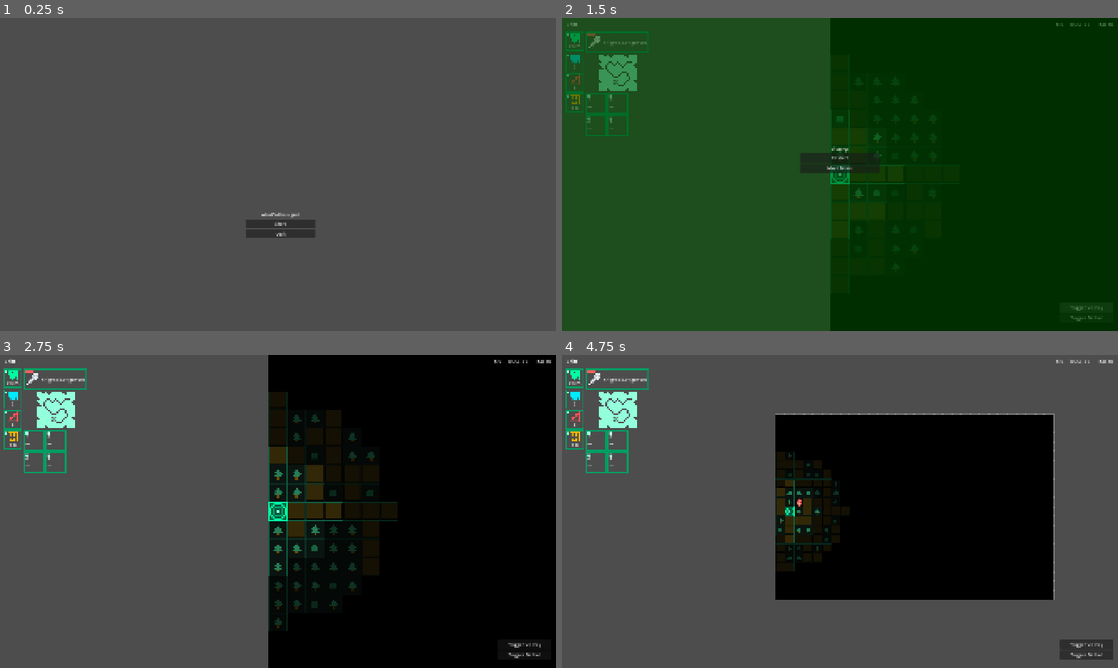
Above: before the commit, frames 1-4 (two rows, left to right).
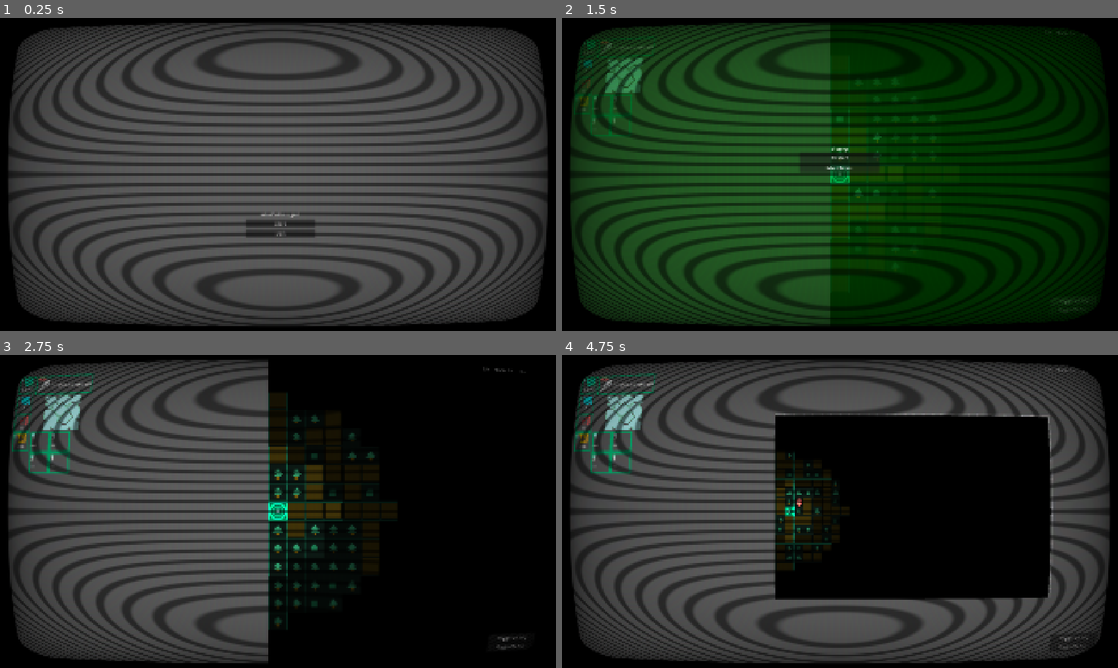
Above: after the commit, the same moments.

Repository: Makintosh365/Ludum-Dare-59
Game: Godot game, scene res://scenes/core/boot.tscn
Same seed, same stepped clock (60 frames per second), same inputs: the game is played once before the commit and once after it.
Inputs:
- Up to frame 1 (0.25 s): no input
- Up to frame 2 (1.5 s): click "Start" at 0.5 s; click "Trigger Victory" at 1.25 s
- Up to frame 3 (2.75 s): click "Restart" at 2 s
- Up to frame 4 (4.75 s): click "Trigger Defeat" at 2.75 s; click "Restart" at 3.5 s; tap Enter at 4.25 s; hold D (move_right) from 4.28 s (still down); hold Tab (camera_toggle_view) from 4.28 s (still down)

The runs differ from the first frame. In frame 1, 40% of the frame differs, in the area x 0-100%, y 0-100%; in frame 2, 28%; in frame 3, 21%; in frame 4, 35%.

Commit message:
add VHS CRT post-processing

Diff:
--- /dev/null
+++ b/what's-the-signal/assets/shaders/vhs_crt.gdshader
@@ -0,0 +1,164 @@
+shader_type canvas_item;
+
+uniform sampler2D SCREEN_TEXTURE : hint_screen_texture, filter_linear;
+
+uniform bool overlay = true;
+
+uniform float scanlines_opacity : hint_range(0.0, 1.0) = 0.4;
+uniform float scanlines_width : hint_range(0.0, 0.5) = 0.25;
+uniform float grille_opacity : hint_range(0.0, 1.0) = 0.3;
+uniform vec2 resolution = vec2(640.0, 480.0);
+
+uniform bool pixelate = false;
+
+uniform bool roll = false;
+uniform float roll_speed = 8.0;
+uniform float roll_size : hint_range(0.0, 100.0) = 15.0;
+uniform float roll_variation : hint_range(0.1, 5.0) = 1.8;
+uniform float distort_intensity : hint_range(0.0, 0.2) = 0.05;
+
+uniform float noise_opacity : hint_range(0.0, 1.0) = 0.0;
+uniform float noise_speed = 5.0;
+
+uniform float static_noise_intensity : hint_range(0.0, 1.0) = 0.03;
+
+uniform float aberration : hint_range(-1.0, 1.0) = 0.05;
+uniform float brightness = 1.3;
+uniform bool discolor = true;
+
+uniform float warp_amount : hint_range(0.0, 5.0) = 0.8;
+uniform bool clip_warp = false;
+
+uniform float vignette_intensity = 0.4;
+uniform float vignette_opacity : hint_range(0.0, 1.0) = 0.5;
+
+
+vec2 random(vec2 uv) {
+	uv = vec2(dot(uv, vec2(127.1, 311.7)), dot(uv, vec2(269.5, 183.3)));
+	return -1.0 + 2.0 * fract(sin(uv) * 43758.5453123);
+}
+
+float noise(vec2 uv) {
+	vec2 uv_index = floor(uv);
+	vec2 uv_fract = fract(uv);
+	vec2 blur = smoothstep(0.0, 1.0, uv_fract);
+
+	return mix(
+		mix(dot(random(uv_index + vec2(0.0, 0.0)), uv_fract - vec2(0.0, 0.0)),
+			dot(random(uv_index + vec2(1.0, 0.0)), uv_fract - vec2(1.0, 0.0)), blur.x),
+		mix(dot(random(uv_index + vec2(0.0, 1.0)), uv_fract - vec2(0.0, 1.0)),
+			dot(random(uv_index + vec2(1.0, 1.0)), uv_fract - vec2(1.0, 1.0)), blur.x),
+		blur.y
+	) * 0.5 + 0.5;
+}
+
+vec2 warp(vec2 uv) {
+	vec2 delta = uv - 0.5;
+	float delta2 = dot(delta.xy, delta.xy);
+	float delta4 = delta2 * delta2;
+	float delta_offset = delta4 * warp_amount;
+	return uv + delta * delta_offset;
+}
+
+float border(vec2 uv) {
+	float radius = min(warp_amount, 0.08);
+	radius = max(min(min(abs(radius * 2.0), abs(1.0)), abs(1.0)), 1e-5);
+	vec2 abs_uv = abs(uv * 2.0 - 1.0) - vec2(1.0, 1.0) + radius;
+	float dist = length(max(vec2(0.0), abs_uv)) / radius;
+	float square = smoothstep(0.96, 1.0, dist);
+	return clamp(1.0 - square, 0.0, 1.0);
+}
+
+float vignette(vec2 uv) {
+	uv *= 1.0 - uv.xy;
+	float v = uv.x * uv.y * 15.0;
+	return pow(v, vignette_intensity * vignette_opacity);
+}
+
+
+void fragment() {
+	vec2 uv = overlay ? warp(SCREEN_UV) : warp(UV);
+	vec2 text_uv = uv;
+	vec2 roll_uv = vec2(0.0);
+	float time = roll ? TIME : 0.0;
+
+	if (pixelate) {
+		text_uv = ceil(uv * resolution) / resolution;
+	}
+
+	float roll_line = 0.0;
+	if (roll || noise_opacity > 0.0) {
+		roll_line = smoothstep(0.3, 0.9, sin(uv.y * roll_size - (time * roll_speed)));
+		roll_line *= roll_line * smoothstep(0.3, 0.9, sin(uv.y * roll_size * roll_variation - (time * roll_speed * roll_variation)));
+		roll_uv = vec2((roll_line * distort_intensity * (1.0 - UV.x)), 0.0);
+	}
+
+	vec4 text;
+	if (roll) {
+		text.r = texture(SCREEN_TEXTURE, text_uv + roll_uv * 0.8 + vec2(aberration, 0.0) * 0.1).r;
+		text.g = texture(SCREEN_TEXTURE, text_uv + roll_uv * 1.2 - vec2(aberration, 0.0) * 0.1).g;
+		text.b = texture(SCREEN_TEXTURE, text_uv + roll_uv).b;
+		text.a = 1.0;
+	} else {
+		text.r = texture(SCREEN_TEXTURE, text_uv + vec2(aberration, 0.0) * 0.1).r;
+		text.g = texture(SCREEN_TEXTURE, text_uv - vec2(aberration, 0.0) * 0.1).g;
+		text.b = texture(SCREEN_TEXTURE, text_uv).b;
+		text.a = 1.0;
+	}
+
+	float r = text.r;
+	float g = text.g;
+	float b = text.b;
+
+	uv = overlay ? warp(SCREEN_UV) : warp(UV);
+
+	if (grille_opacity > 0.0) {
+		float g_r = smoothstep(0.85, 0.95, abs(sin(uv.x * (resolution.x * 3.14159265))));
+		r = mix(r, r * g_r, grille_opacity);
+
+		float g_g = smoothstep(0.85, 0.95, abs(sin(1.05 + uv.x * (resolution.x * 3.14159265))));
+		g = mix(g, g * g_g, grille_opacity);
+
+		float b_b = smoothstep(0.85, 0.95, abs(sin(2.1 + uv.x * (resolution.x * 3.14159265))));
+		b = mix(b, b * b_b, grille_opacity);
+	}
+
+	text.r = clamp(r * brightness, 0.0, 1.0);
+	text.g = clamp(g * brightness, 0.0, 1.0);
+	text.b = clamp(b * brightness, 0.0, 1.0);
+
+	float scanlines = 0.5;
+	if (scanlines_opacity > 0.0) {
+		scanlines = smoothstep(scanlines_width, scanlines_width + 0.5, abs(sin(uv.y * (resolution.y * 3.14159265))));
+		text.rgb = mix(text.rgb, text.rgb * vec3(scanlines), scanlines_opacity);
+	}
+
+	if (noise_opacity > 0.0) {
+		float n = smoothstep(0.4, 0.5, noise(uv * vec2(2.0, 200.0) + vec2(10.0, (TIME * (noise_speed)))));
+		roll_line *= n * scanlines * clamp(random((ceil(uv * resolution) / resolution) + vec2(TIME * 0.8, 0.0)).x + 0.8, 0.0, 1.0);
+		text.rgb = clamp(mix(text.rgb, text.rgb + roll_line, noise_opacity), vec3(0.0), vec3(1.0));
+	}
+
+	if (static_noise_intensity > 0.0) {
+		text.rgb += clamp(random((ceil(uv * resolution) / resolution) + fract(TIME)).x, 0.0, 1.0) * static_noise_intensity;
+	}
+
+	text.rgb *= border(uv);
+	text.rgb *= vignette(uv);
+
+	if (clip_warp) {
+		text.a = border(uv);
+	}
+
+	if (discolor) {
+		float saturation = 0.5;
+		float contrast = 1.2;
+		vec3 greyscale = vec3(text.r + text.g + text.b) / 3.0;
+		text.rgb = mix(text.rgb, greyscale, saturation);
+
+		float midpoint = pow(0.5, 2.2);
+		text.rgb = (text.rgb - vec3(midpoint)) * contrast + midpoint;
+	}
+
+	COLOR = text;
+}
--- /dev/null
+++ b/what's-the-signal/configs/default_vhs_crt.tres
@@ -0,0 +1,17 @@
+[gd_resource type="Resource" script_class="VhsCrtConfig" format=3 uid="uid://fufnquctidgh"]
+
+[ext_resource type="Script" uid="uid://ngld1f0ilarw" path="res://scripts/post_processing/vhs_crt_config.gd" id="1"]
+
+[resource]
+script = ExtResource("1")
+grille_opacity = 0.03
+resolution = Vector2(1240, 720)
+pixelate = true
+roll_speed = 2.0
+roll_size = 52.2
+roll_variation = 1.6500000000000001
+distort_intensity = 0.015
+static_noise_intensity = 0.0
+aberration = 0.0
+discolor = false
+warp_amount = 0.45
--- a/what's-the-signal/scenes/core/boot.tscn
+++ b/what's-the-signal/scenes/core/boot.tscn
@@ -1,6 +1,6 @@
-[gd_scene load_steps=2 format=3]
+[gd_scene format=3 uid="uid://xpkm1irxmnri"]
 
-[ext_resource type="Script" path="res://scripts/core/boot.gd" id="1_boot"]
+[ext_resource type="Script" uid="uid://o76bsi38ul3f" path="res://scripts/core/boot.gd" id="1_boot"]
 
-[node name="Boot" type="Node"]
+[node name="Boot" type="Node" unique_id=983770314]
 script = ExtResource("1_boot")
--- a/what's-the-signal/scenes/core/game_manager.tscn
+++ b/what's-the-signal/scenes/core/game_manager.tscn
@@ -7,6 +7,7 @@
 [ext_resource type="PackedScene" path="res://scenes/ui/victory_screen.tscn" id="5_vs"]
 [ext_resource type="PackedScene" path="res://scenes/ui/defeat_screen.tscn" id="6_ds"]
 [ext_resource type="PackedScene" path="res://scenes/battle/battle_screen.tscn" id="7_bs"]
+[ext_resource type="PackedScene" path="res://scenes/post_processing/vhs_crt_overlay.tscn" id="8_vhs"]
 
 [node name="GameManager" type="Node"]
 process_mode = 3
@@ -17,3 +18,4 @@
 victory_screen_scene = ExtResource("5_vs")
 defeat_screen_scene = ExtResource("6_ds")
 battle_screen_scene = ExtResource("7_bs")
+vhs_crt_overlay_scene = ExtResource("8_vhs")
--- /dev/null
+++ b/what's-the-signal/scenes/post_processing/vhs_crt_overlay.tscn
@@ -0,0 +1,22 @@
+[gd_scene load_steps=5 format=3 uid="uid://bvhscrtoverlay01"]
+
+[ext_resource type="Script" path="res://scripts/post_processing/vhs_crt_overlay.gd" id="1_overlay"]
+[ext_resource type="Shader" path="res://assets/shaders/vhs_crt.gdshader" id="2_shader"]
+[ext_resource type="Resource" path="res://configs/default_vhs_crt.tres" id="3_config"]
+
+[sub_resource type="ShaderMaterial" id="ShaderMaterial_vhs"]
+shader = ExtResource("2_shader")
+
+[node name="VhsCrtOverlay" type="CanvasLayer"]
+process_mode = 3
+layer = 128
+script = ExtResource("1_overlay")
+config = ExtResource("3_config")
+
+[node name="ScreenRect" type="ColorRect" parent="."]
+material = SubResource("ShaderMaterial_vhs")
+anchors_preset = 15
+anchor_right = 1.0
+anchor_bottom = 1.0
+mouse_filter = 2
+color = Color(1, 1, 1, 1)
--- a/what's-the-signal/scripts/core/game_manager.gd
+++ b/what's-the-signal/scripts/core/game_manager.gd
@@ -11,6 +11,7 @@
 @export var victory_screen_scene: PackedScene
 @export var defeat_screen_scene: PackedScene
 @export var battle_screen_scene: PackedScene
+@export var vhs_crt_overlay_scene: PackedScene
 
 const _VALID_TRANSITIONS := {
 	State.BOOT: [State.MAIN_MENU, State.LOADING],
@@ -25,6 +26,7 @@
 
 var _state: State = State.BOOT
 var _overlay: Node = null
+var _vhs_overlay: VhsCrtOverlay = null
 
 
 func current_state() -> State:
@@ -34,6 +36,21 @@
 func _ready() -> void:
 	process_mode = Node.PROCESS_MODE_ALWAYS
 	print("GameManager: === INIT === autoload up, state=Boot")
+	_spawn_vhs_overlay()
+
+
+func _spawn_vhs_overlay() -> void:
+	if vhs_crt_overlay_scene == null:
+		return
+	_vhs_overlay = vhs_crt_overlay_scene.instantiate() as VhsCrtOverlay
+	if _vhs_overlay == null:
+		push_warning("GameManager: VhsCrtOverlay scene did not produce a VhsCrtOverlay node")
+		return
+	add_child(_vhs_overlay)
+
+
+func vhs_overlay() -> VhsCrtOverlay:
+	return _vhs_overlay
 
 
 func report_ready(system: String, detail: String = "") -> void:
--- /dev/null
+++ b/what's-the-signal/scripts/post_processing/vhs_crt_config.gd
@@ -0,0 +1,46 @@
+class_name VhsCrtConfig
+extends Resource
+
+# When true the shader samples SCREEN_TEXTURE via SCREEN_UV — required for our
+# full-screen CanvasLayer overlay. Set false only if the material is assigned
+# to a regular Sprite/ColorRect used as an object, not a post-fx overlay.
+@export var overlay: bool = true
+
+@export_group("Scanlines")
+@export_range(0.0, 1.0, 0.01) var scanlines_opacity: float = 0.5
+@export_range(0.0, 0.5, 0.01) var scanlines_width: float = 0.25
+
+@export_group("Aperture Grille (RGB subpixels)")
+@export_range(0.0, 1.0, 0.01) var grille_opacity: float = 0.3
+
+@export_group("Resolution / Pixelate")
+# Virtual resolution used by scanlines, grille, and pixelation.
+@export var resolution: Vector2 = Vector2(640.0, 480.0)
+@export var pixelate: bool = false
+
+@export_group("Roll / Distortion (animated)")
+@export var roll: bool = false
+@export var roll_speed: float = 8.0
+@export_range(0.0, 100.0, 0.1) var roll_size: float = 15.0
+@export_range(0.1, 5.0, 0.05) var roll_variation: float = 1.8
+@export_range(0.0, 0.2, 0.001) var distort_intensity: float = 0.05
+
+@export_group("Tape Noise (animated band)")
+@export_range(0.0, 1.0, 0.01) var noise_opacity: float = 0.0
+@export var noise_speed: float = 5.0
+
+@export_group("Static Grain")
+@export_range(0.0, 1.0, 0.01) var static_noise_intensity: float = 0.03
+
+@export_group("Color")
+@export_range(-1.0, 1.0, 0.005) var aberration: float = 0.05
+@export var brightness: float = 1.3
+@export var discolor: bool = true
+
+@export_group("Warp / Curvature")
+@export_range(0.0, 5.0, 0.05) var warp_amount: float = 0.8
+@export var clip_warp: bool = false
+
+@export_group("Vignette")
+@export var vignette_intensity: float = 0.4
+@export_range(0.0, 1.0, 0.01) var vignette_opacity: float = 0.5
--- /dev/null
+++ b/what's-the-signal/scripts/post_processing/vhs_crt_overlay.gd
@@ -0,0 +1,72 @@
+class_name VhsCrtOverlay
+extends CanvasLayer
+
+@export var screen_rect_path: NodePath = ^"ScreenRect"
+@export var config: VhsCrtConfig
+
+var _screen_rect: ColorRect
+var _material: ShaderMaterial
+
+
+func _ready() -> void:
+	process_mode = Node.PROCESS_MODE_ALWAYS
+	_screen_rect = get_node_or_null(screen_rect_path) as ColorRect
+	if _screen_rect == null:
+		push_warning("VhsCrtOverlay: ScreenRect not found at %s" % screen_rect_path)
+		return
+	_material = _screen_rect.material as ShaderMaterial
+	if _material == null:
+		push_warning("VhsCrtOverlay: ScreenRect has no ShaderMaterial")
+		return
+	apply_config()
+
+
+func set_config(new_config: VhsCrtConfig) -> void:
+	config = new_config
+	apply_config()
+
+
+func apply_config() -> void:
+	if _material == null or config == null:
+		return
+
+	_material.set_shader_parameter(&"overlay", config.overlay)
+
+	_material.set_shader_parameter(&"scanlines_opacity", config.scanlines_opacity)
+	_material.set_shader_parameter(&"scanlines_width", config.scanlines_width)
+
+	_material.set_shader_parameter(&"grille_opacity", config.grille_opacity)
+
+	_material.set_shader_parameter(&"resolution", config.resolution)
+	_material.set_shader_parameter(&"pixelate", config.pixelate)
+
+	_material.set_shader_parameter(&"roll", config.roll)
+	_material.set_shader_parameter(&"roll_speed", config.roll_speed)
+	_material.set_shader_parameter(&"roll_size", config.roll_size)
+	_material.set_shader_parameter(&"roll_variation", config.roll_variation)
+	_material.set_shader_parameter(&"distort_intensity", config.distort_intensity)
+
+	_material.set_shader_parameter(&"noise_opacity", config.noise_opacity)
+	_material.set_shader_parameter(&"noise_speed", config.noise_speed)
+
+	_material.set_shader_parameter(&"static_noise_intensity", config.static_noise_intensity)
+
+	_material.set_shader_parameter(&"aberration", config.aberration)
+	_material.set_shader_parameter(&"brightness", config.brightness)
+	_material.set_shader_parameter(&"discolor", config.discolor)
+
+	_material.set_shader_parameter(&"warp_amount", config.warp_amount)
+	_material.set_shader_parameter(&"clip_warp", config.clip_warp)
+
+	_material.set_shader_parameter(&"vignette_intensity", config.vignette_intensity)
+	_material.set_shader_parameter(&"vignette_opacity", config.vignette_opacity)
+
+
+func set_enabled(enabled: bool) -> void:
+	visible = enabled
+
+
+func set_uniform(uniform_name: StringName, value) -> void:
+	if _material == null:
+		return
+	_material.set_shader_parameter(uniform_name, value)
Not shown, added: what's-the-signal/assets/shaders/vhs_crt.gdshader.uid
Not shown: 1 places in what's-the-signal/scenes/core/game_manager.tscn that only renumber resources
Not shown, added: what's-the-signal/scripts/post_processing/vhs_crt_config.gd.uid
Not shown, added: what's-the-signal/scripts/post_processing/vhs_crt_overlay.gd.uid
